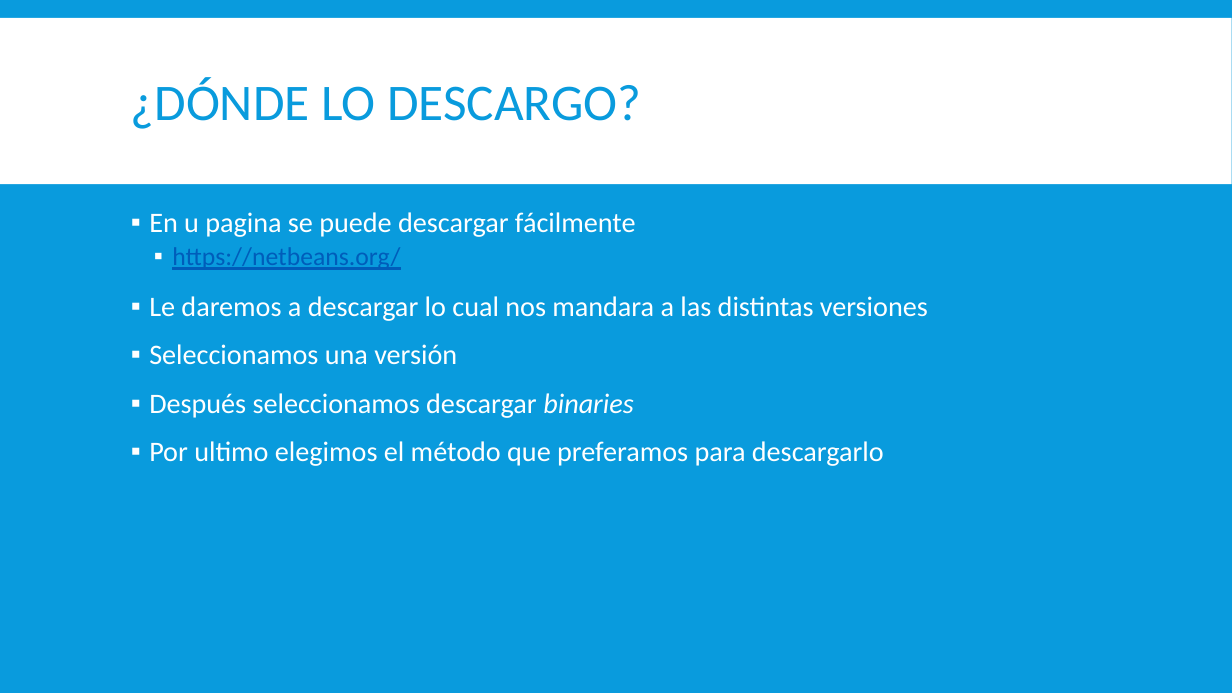
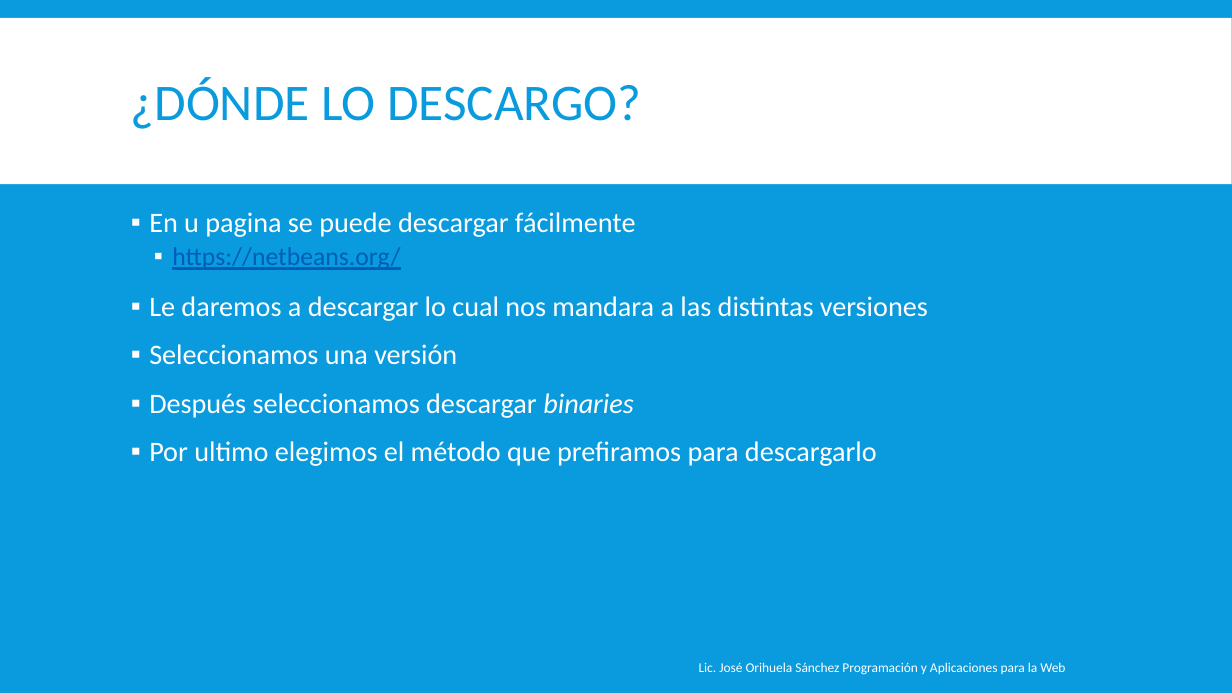
Before and after one commit to magoclown/PAPW, a slide deck: slide 3 of Presentaciones/Segundo Parcial/Netbeans.pptx. Drawn at 1232x693 pixels with LibreOffice and Linux fonts; fonts in the diff are those of the drawing. Boxes give left, top, right and bottom in pixels: in the first picture for what was removed or moved away, otherwise in the second. Text is boxed around its words. In the diff, an @@ line names an element or a change of style, - is before the commit and + after.

```diff
--- a/Presentaciones/Segundo Parcial/Netbeans.pptx
+++ b/Presentaciones/Segundo Parcial/Netbeans.pptx
@@ text at box(149, 441, 877, 466): text changed @@
-▪ Por ultimo elegimos el método que preferamos para descargarlo
+▪ Por ultimo elegimos el método que prefiramos para descargarlo
@@ text added at box(699, 662, 1065, 675), 10.5 pt, text #FFFFFF @@
+Lic. José Orihuela Sánchez Programación y Aplicaciones para la Web
```
Also in this commit, not shown: 6 other slides changed, 1 slide added, 1 slide removed, 2 other files.
